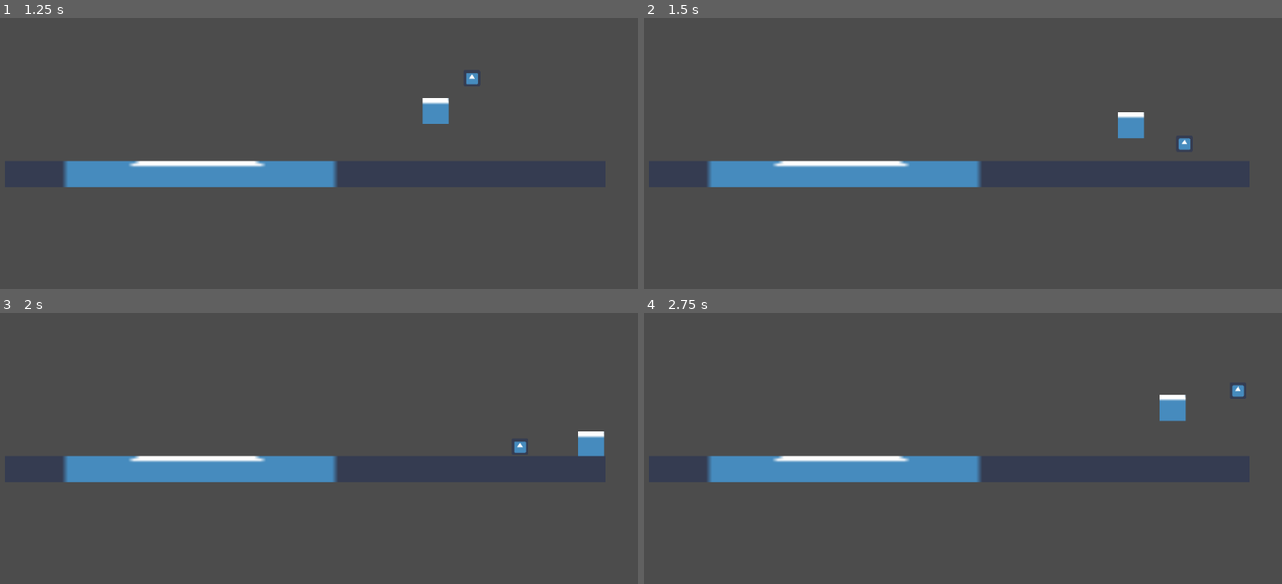
Above: before the commit, frames 1-4 (two rows, left to right).
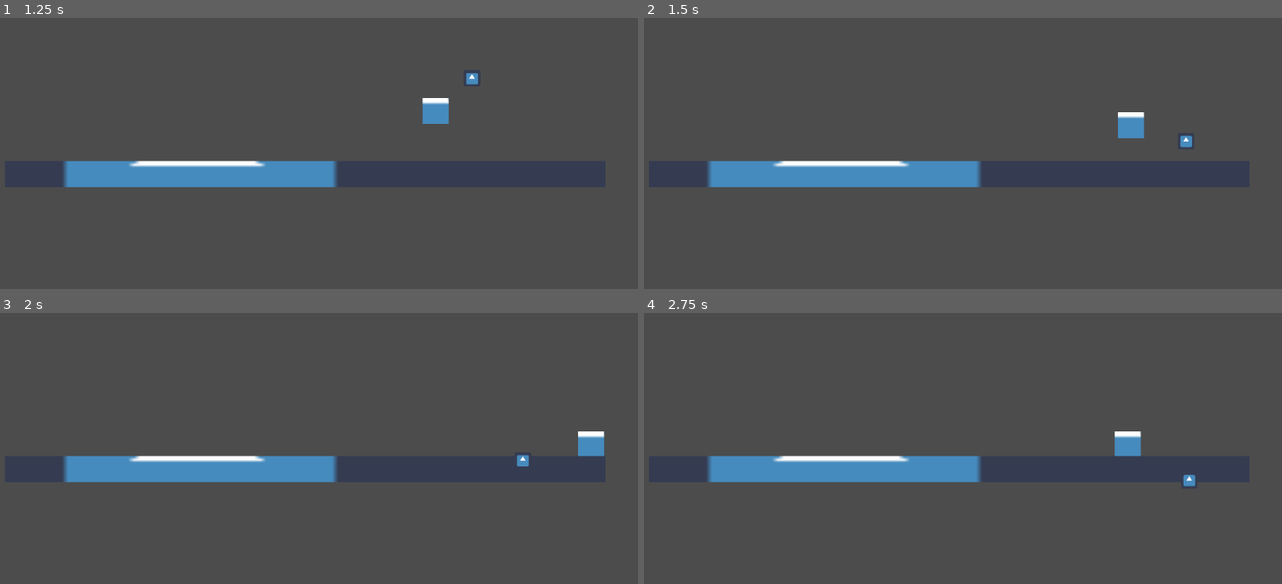
Above: after the commit, the same moments.

Repository: mdrgon1/GWJ-22-Spinzo
Game: Godot game, scene res://Main.tscn
The game is run twice, just before and just after one commit, with the same random seed, the same clock (stepped at 60 frames per second) and the same inputs. The engine's default icon, where the game draws it, is replaced by a stand-in: a white triangle on a blue panel in a dark square.
Inputs:
- Up to frame 1 (1.25 s): hold Right (move_right) from 0.53 s (still down); hold E (throw_ball) from 0.53 s (still down); tap W (jump) at 0.77 s
- Up to frame 2 (1.5 s): keep holding Right (move_right); release E (throw_ball) at 1.28 s; tap E (throw_ball) at 1.35 s
- Up to frame 3 (2 s): keep holding Right (move_right); tap W (jump) at 1.52 s
- Up to frame 4 (2.75 s): release Right (move_right) at 2.03 s; hold A (move_left) from 2.03 s (still down); hold X from 2.03 s (still down); tap E (throw_ball) at 2.3 s

Frame 1 is identical in both runs. In frame 2, less than 0.1% of the frame differs, in the area x 83-86%, y 43-49%; in frame 3, 0.2%; in frame 4, 1.0%, in the area x 73-95%, y 26-64%.

Commit message:
added charge timer to default state
ball needs to be charged for a certain duration before it can be thrown

Diff:
--- a/Project/Ball/Movement/Default.gd
+++ b/Project/Ball/Movement/Default.gd
@@ -7,13 +7,16 @@
 const MIN_RPS = 0.3
 const RPS_LERP = 0.6
 const VELOCITY_LERP = 1
+const CHARGE_THRESHOLD = 0.7 # how long does a ball need to be charge before it can be thrown
 
 var target_radius : float
 var rotations_per_sec : float
 var rps_multiplier : float = 1
 var latched : bool	# keep track of whether or the ball is latched on to something
+var charge_timer : float
 
 func enter(_args):
+	charge_timer = 0
 	if(_args.size() != 0):
 		latched = _args[0]
 	else:
@@ -26,16 +29,19 @@
 	rotations_per_sec = tangent_velocity / (owner.to_player().length() * 2 * PI)
 
 func run(delta):
+	if(Input.is_action_just_released("throw_ball") && charge_timer >= CHARGE_THRESHOLD):
+		return "Throwing"
+
 	if(Input.is_action_pressed("throw_ball")):	# lerp to MIN_RADIUS and MAX_RPS
 		target_radius += (MIN_RADIUS - target_radius) * RADIUS_LERP * delta
 		rotations_per_sec += (MAX_RPS - rotations_per_sec) * RPS_LERP * delta
-	else:	#lerp to MIN_RPS
+		charge_timer += delta
+	else:	#lerp to MIN_RPS and MAX_RADIUS
+		target_radius += (MAX_RADIUS - target_radius) * RADIUS_LERP * delta
 		rotations_per_sec += (MIN_RPS - rotations_per_sec) * RPS_LERP * delta
+		charge_timer = 0
 
 	rotate(delta)
-
-	if(Input.is_action_just_released("throw_ball")):
-		return "Throwing"
 
 # at a right angle to the vector from player to ball
 func get_tangent():
@@ -60,7 +66,7 @@
 	print(rotations_per_sec)
 
 	if(latched):
-		owner.player.movement.target_velocity = -root_state.velocity * 1.2
+		owner.player.movement.target_velocity = -root_state.velocity * 1.2	# increase player velocity just so it feels a little nicer
 		root_state.velocity = Vector2(0, 0)
 	else:
 		# somewhat adjust for player movement
